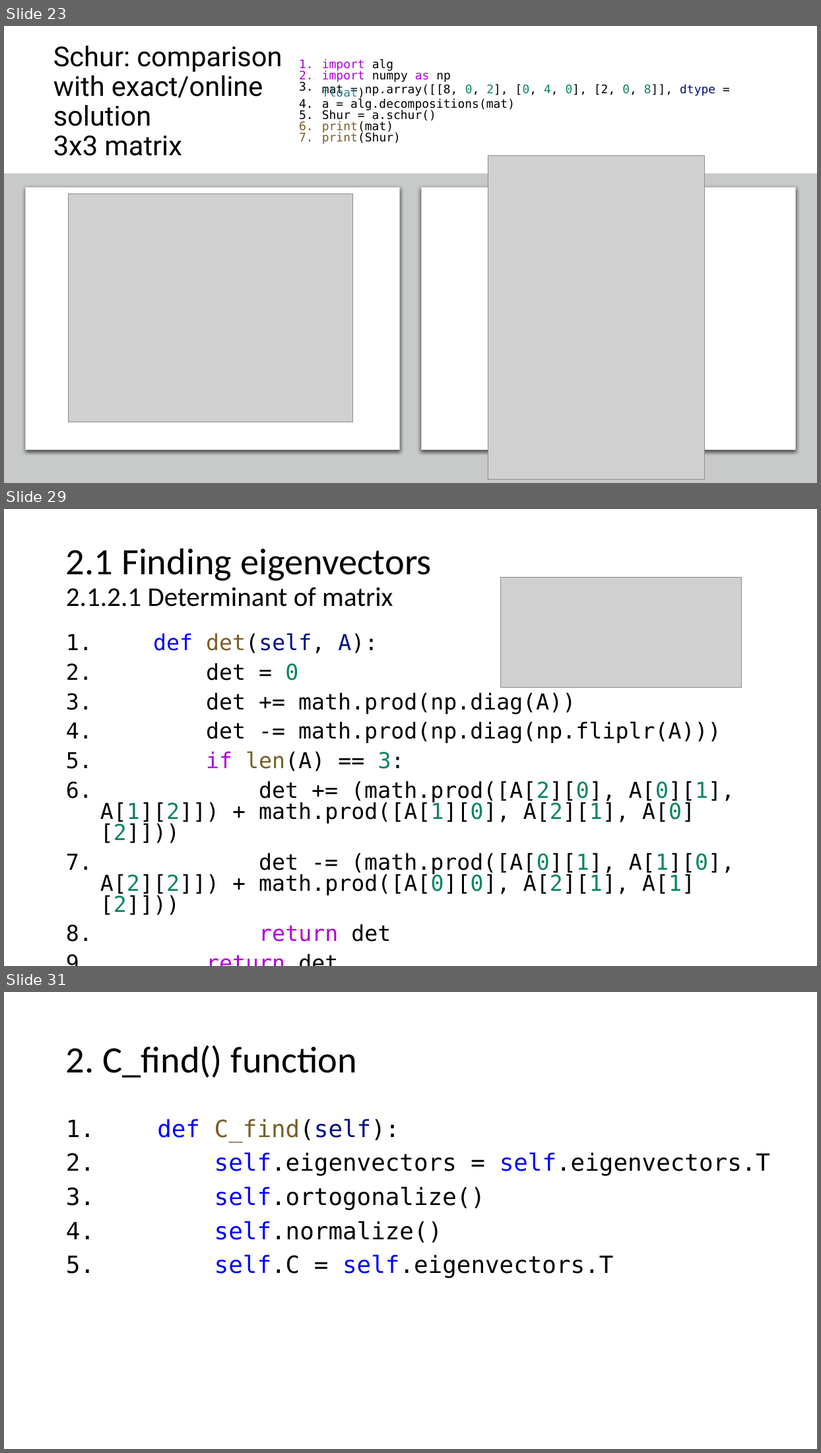
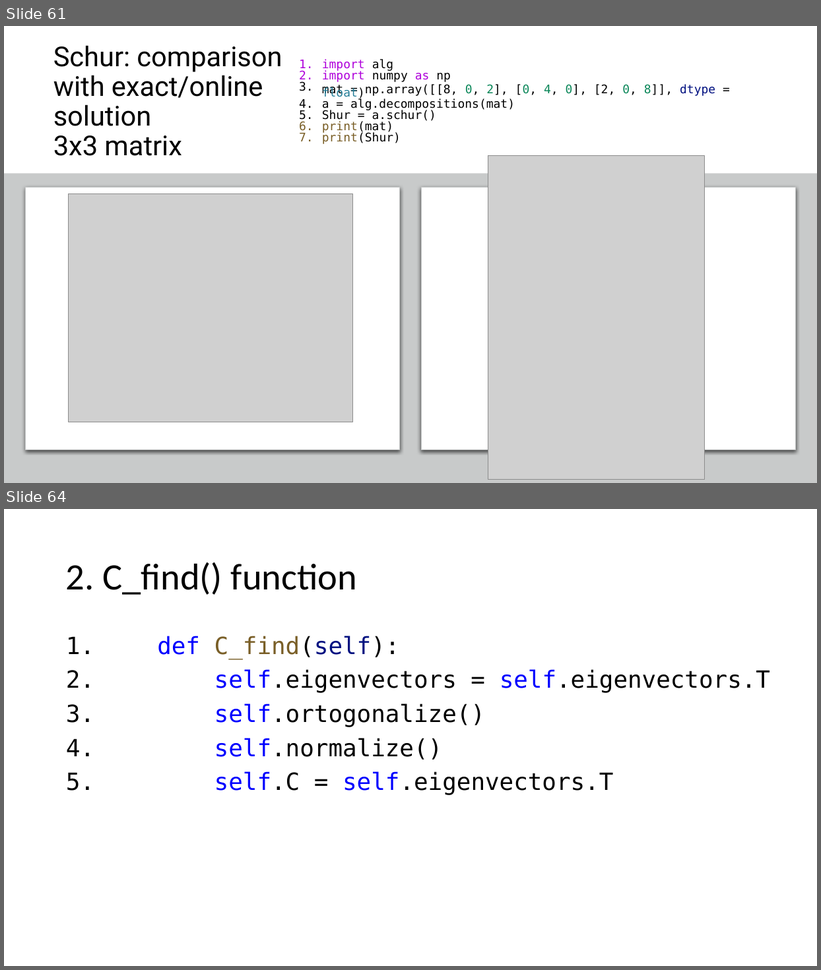
Before and after one commit to netalydana28/Python2, a slide deck: project3/algebra.pptx. Shown one above the other, each under a label of ours: slides 23, 29 and 31 before the commit, slides 61 and 64 after it; the slides between them are not shown. The pictures are 821x1453 and 821x970 pixels, drawn with LibreOffice and Linux fonts; fonts in the diff are those of the drawing; grey boxes stand for pictures. Boxes give left, top, right and bottom in pixels: in the first picture for what was removed or moved away, otherwise in the second. Text is boxed around its words. In the diff, an @@ line names an element or a change of style, - is before the commit and + after.

```diff
--- a/project3/algebra.pptx
+++ b/project3/algebra.pptx
@@ slide 29 removed at (4,509,817,966), background #FFFFFF @@
@@ title removed at (66,548,432,607) @@
-2.1 Finding eigenvectors
-2.1.2.1 Determinant of matrix
@@ picture removed at (500,578,742,687) @@
@@ text removed at (100,633,735,942) @@
-1. def det(self, A):
-2. det = 0
-3. det += math.prod(np.diag(A))
-4. det -= math.prod(np.diag(np.fliplr(A)))
-5. if len(A) == 3:
-6. det += (math.prod([A[2][0], A[0][1], A[1][2]]) + math.prod([A[1][0], A[2][1], A[0][2]]))
-7. det -= (math.prod([A[0][1], A[1][0], A[2][2]]) + math.prod([A[0][0], A[2][1], A[1][2]]))
-8. return det
-9. return det
@@ what was slide 23 is now slide 61 @@
@@ what was slide 31 is now slide 64 @@
```
Also in this commit, not shown: 10 slides changed, 46 slides added, 5 other slides removed, 4 other files.
